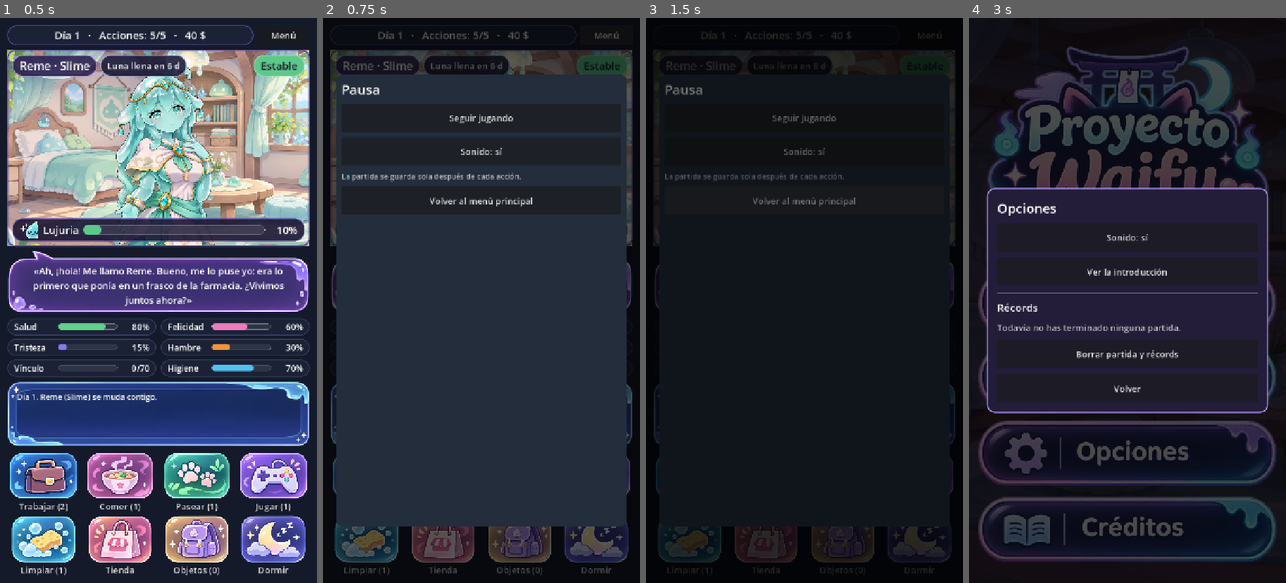
Above: before the commit, frames 1-4 (left to right).
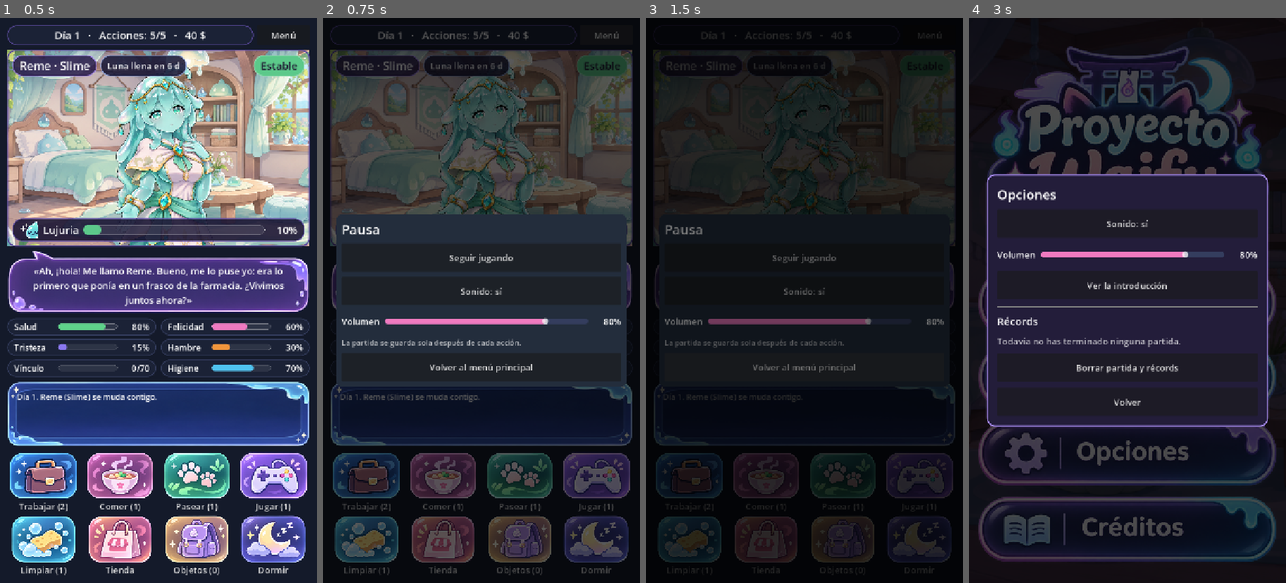
Above: after the commit, the same moments.

Repository: ZabrackStudio/monster-girl
Game: Godot game, scene res://scenes/main.tscn
Same seed, same stepped clock (60 frames per second), same inputs: the game is played once before the commit and once after it. This scene is started directly instead of the project's main scene.
Inputs (mouse positions are in pixels of both pictures, inside the frame that each line leads up to):
- Up to frame 1 (0.5 s): no input
- Up to frame 2 (0.75 s): click "Menú" at 0.5 s
- Up to frame 3 (1.5 s): click "Volver al menú principal" at 1.25 s
- Up to frame 4 (3 s): click (1127, 379) at 2 s; click (1127, 453) at 2.75 s

Frame 1 is identical in both runs. In frame 2, 37% of the frame differs, in the area x 4-96%, y 10-90%; in frame 3, 4.2%; in frame 4, 7.6%.

Commit message:
Minijuegos ajustados a su ventana, ventanas a su contenido y control de volumen
Co-Authored-By: Claude Opus 5.5 <noreply@anthropic.com>

Diff:
--- a/scripts/main.gd
+++ b/scripts/main.gd
@@ -105,6 +105,7 @@
 		music.toggle_mute()
 		snd.text = _sound_label())
 	v.add_child(snd)
+	v.add_child(_volume_row())
 	var note := _wrap("La partida se guarda sola después de cada acción.", 17)
 	note.modulate = TEXT_DIM
 	v.add_child(note)
@@ -464,7 +465,17 @@
 	scroll.add_child(v)
 	if title != "":
 		v.add_child(_label(title, 30))
+	_fit_scroll.call_deferred(scroll, v, scroll.custom_minimum_size.y)
 	return v
+
+
+## La ventana se ajusta a su contenido, con el alto máximo de antes como tope.
+func _fit_scroll(scroll: ScrollContainer, v: Control, max_h: float) -> void:
+	# Espera a que se distribuya: los textos con ajuste de línea se miden con su ancho real.
+	await get_tree().process_frame
+	await get_tree().process_frame
+	if is_instance_valid(scroll) and is_instance_valid(v):
+		scroll.custom_minimum_size.y = minf(v.get_combined_minimum_size().y, max_h)
 
 
 func _close_modal() -> void:
@@ -869,7 +880,9 @@
 func _start_minigame(id: String) -> void:
 	var v := _open_modal(game.balance["minijuegos"][id]["nombre"], 0.85)
 	var mg: Control = MINIGAME_SCRIPTS[id].new()
-	mg.custom_minimum_size = Vector2(0, maxf(560, size.y - 300))
+	# Cabe justo en la ventana: alto de la zona con scroll menos el título.
+	mg.custom_minimum_size = Vector2(0, minf(size.y - 160, 1000) - 64)
+	mg.clip_contents = true
 	mg.size_flags_horizontal = Control.SIZE_EXPAND_FILL
 	v.add_child(mg)
 	mg.finished.connect(_on_minigame_done.bind(id))
@@ -965,3 +978,38 @@
 	var out := r.duplicate()
 	out["nuevo"] = nuevo
 	return out
+
+## Fila de volumen: deslizador 0-100 % que se guarda al soltarlo.
+func _volume_row() -> HBoxContainer:
+	var row := HBoxContainer.new()
+	row.add_theme_constant_override("separation", 12)
+	var l := _label("Volumen", 20)
+	row.add_child(l)
+	var slider := HSlider.new()
+	slider.min_value = 0
+	slider.max_value = 100
+	slider.step = 5
+	slider.value = roundi(music.volume * 100)
+	slider.size_flags_horizontal = Control.SIZE_EXPAND_FILL
+	slider.size_flags_vertical = Control.SIZE_SHRINK_CENTER
+	slider.custom_minimum_size = Vector2(0, 48)
+	# Pista gruesa y de color, más fácil de ver y de tocar en el móvil.
+	var track := StyleBoxFlat.new()
+	track.bg_color = Color("343d5e")
+	track.set_corner_radius_all(6)
+	track.content_margin_top = 6
+	track.content_margin_bottom = 6
+	slider.add_theme_stylebox_override("slider", track)
+	var fill := track.duplicate()
+	fill.bg_color = Color("f07ac0")
+	slider.add_theme_stylebox_override("grabber_area", fill)
+	slider.add_theme_stylebox_override("grabber_area_highlight", fill)
+	row.add_child(slider)
+	var pct := _label("%d%%" % slider.value, 20)
+	pct.custom_minimum_size = Vector2(64, 0)
+	pct.horizontal_alignment = HORIZONTAL_ALIGNMENT_RIGHT
+	row.add_child(pct)
+	slider.value_changed.connect(func(v):
+		pct.text = "%d%%" % v
+		music.set_volume(v / 100.0))
+	return row
--- a/scripts/menu.gd
+++ b/scripts/menu.gd
@@ -90,6 +90,7 @@
 		music.toggle_mute()
 		snd.text = _sound_label())
 	v.add_child(snd)
+	v.add_child(_volume_row())
 	v.add_child(_button("Ver la introducción", func():
 		Engine.set_meta("intro_desde_menu", true)
 		Fade.go(get_tree(), "res://scenes/intro.tscn")))
@@ -208,3 +209,38 @@
 	b.add_theme_font_size_override("font_size", 20)
 	b.pressed.connect(cb)
 	return b
+
+## Fila de volumen: deslizador 0-100 % que se guarda al soltarlo.
+func _volume_row() -> HBoxContainer:
+	var row := HBoxContainer.new()
+	row.add_theme_constant_override("separation", 12)
+	var l := _label("Volumen", 20)
+	row.add_child(l)
+	var slider := HSlider.new()
+	slider.min_value = 0
+	slider.max_value = 100
+	slider.step = 5
+	slider.value = roundi(music.volume * 100)
+	slider.size_flags_horizontal = Control.SIZE_EXPAND_FILL
+	slider.size_flags_vertical = Control.SIZE_SHRINK_CENTER
+	slider.custom_minimum_size = Vector2(0, 48)
+	# Pista gruesa y de color, más fácil de ver y de tocar en el móvil.
+	var track := StyleBoxFlat.new()
+	track.bg_color = Color("343d5e")
+	track.set_corner_radius_all(6)
+	track.content_margin_top = 6
+	track.content_margin_bottom = 6
+	slider.add_theme_stylebox_override("slider", track)
+	var fill := track.duplicate()
+	fill.bg_color = Color("f07ac0")
+	slider.add_theme_stylebox_override("grabber_area", fill)
+	slider.add_theme_stylebox_override("grabber_area_highlight", fill)
+	row.add_child(slider)
+	var pct := _label("%d%%" % slider.value, 20)
+	pct.custom_minimum_size = Vector2(64, 0)
+	pct.horizontal_alignment = HORIZONTAL_ALIGNMENT_RIGHT
+	row.add_child(pct)
+	slider.value_changed.connect(func(v):
+		pct.text = "%d%%" % v
+		music.set_volume(v / 100.0))
+	return row
--- a/scripts/minigame_memory.gd
+++ b/scripts/minigame_memory.gd
@@ -27,6 +27,7 @@
 	grid.columns = 3
 	grid.add_theme_constant_override("h_separation", 10)
 	grid.add_theme_constant_override("v_separation", 10)
+	grid.size_flags_vertical = Control.SIZE_EXPAND_FILL   # las cartas llenan la ventana
 	add_child(grid)
 	for i in WORDS.size():
 		cards.append(i)
@@ -36,7 +37,8 @@
 		var b := Button.new()
 		b.custom_minimum_size = Vector2(0, 96)
 		b.size_flags_horizontal = Control.SIZE_EXPAND_FILL
-		b.add_theme_font_size_override("font_size", 26)
+		b.size_flags_vertical = Control.SIZE_EXPAND_FILL
+		b.add_theme_font_size_override("font_size", 28)
 		b.text = "?"
 		b.pressed.connect(_flip.bind(i))
 		grid.add_child(b)
--- a/scripts/music.gd
+++ b/scripts/music.gd
@@ -1,4 +1,4 @@
-## Música de fondo con fundido entre pistas y botón de silencio.
+## Música de fondo con fundido entre pistas, volumen y botón de silencio.
 ## Busca res://audio/<pista>.mp3, .ogg o .wav (Ogg Vorbis; Godot no lee Ogg Opus).
 ## Si una pista no existe, simplemente no suena nada.
 extends Node
@@ -12,6 +12,7 @@
 var current := ""
 var target := ""
 var muted := false
+var volume := 0.8          # 0..1, volumen general (bus Master)
 var tween: Tween
 var cache := {}
 
@@ -27,7 +28,9 @@
 		var d = JSON.parse_string(f.get_as_text())
 		if d is Dictionary:
 			muted = bool(d.get("silencio", false))
+			volume = clampf(float(d.get("volumen", volume)), 0.0, 1.0)
 	AudioServer.set_bus_mute(0, muted)
+	_apply_volume()
 
 
 ## Pide una pista. El cambio se aplica al final del frame, así varias
@@ -39,10 +42,24 @@
 func toggle_mute() -> bool:
 	muted = not muted
 	AudioServer.set_bus_mute(0, muted)
+	_save()
+	return muted
+
+
+func set_volume(v: float) -> void:
+	volume = clampf(v, 0.0, 1.0)
+	_apply_volume()
+	_save()
+
+
+func _apply_volume() -> void:
+	AudioServer.set_bus_volume_db(0, linear_to_db(maxf(volume, 0.0001)))
+
+
+func _save() -> void:
 	var f := FileAccess.open(PREFS_PATH, FileAccess.WRITE)
 	if f:
-		f.store_string(JSON.stringify({"silencio": muted}))
-	return muted
+		f.store_string(JSON.stringify({"silencio": muted, "volumen": volume}))
 
 
 func _process(_delta: float) -> void:
--- a/tests/screenshot_menu.gd
+++ b/tests/screenshot_menu.gd
@@ -24,6 +24,16 @@
 	current_scene._show_pause()
 	await create_timer(0.4).timeout
 	_shot("m4_pausa")
+	current_scene._close_modal()
+	current_scene._start_minigame("burbujas")
+	await create_timer(4.0).timeout
+	_shot("m4b_burbujas")
+	current_scene._close_modal()
+	await create_timer(0.3).timeout
+	current_scene._start_minigame("memoria")
+	await create_timer(0.5).timeout
+	_shot("m4c_memoria")
+	current_scene._close_modal()
 	current_scene._to_menu()
 	await create_timer(1.2).timeout
 	print("MENU guardado existe: ", FileAccess.file_exists("user://partida.json"))
Not shown, changed: docs/index.pck
